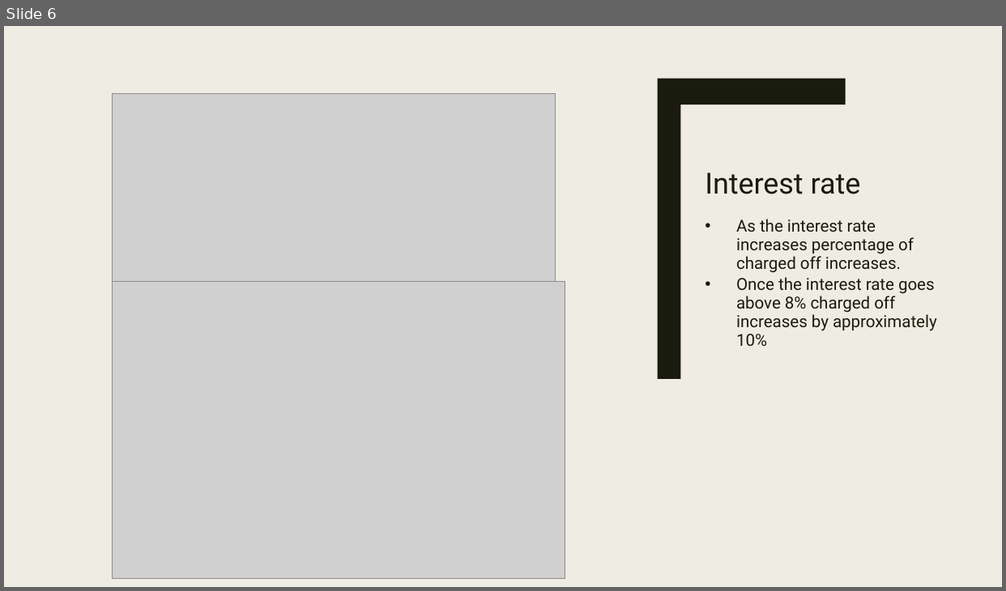
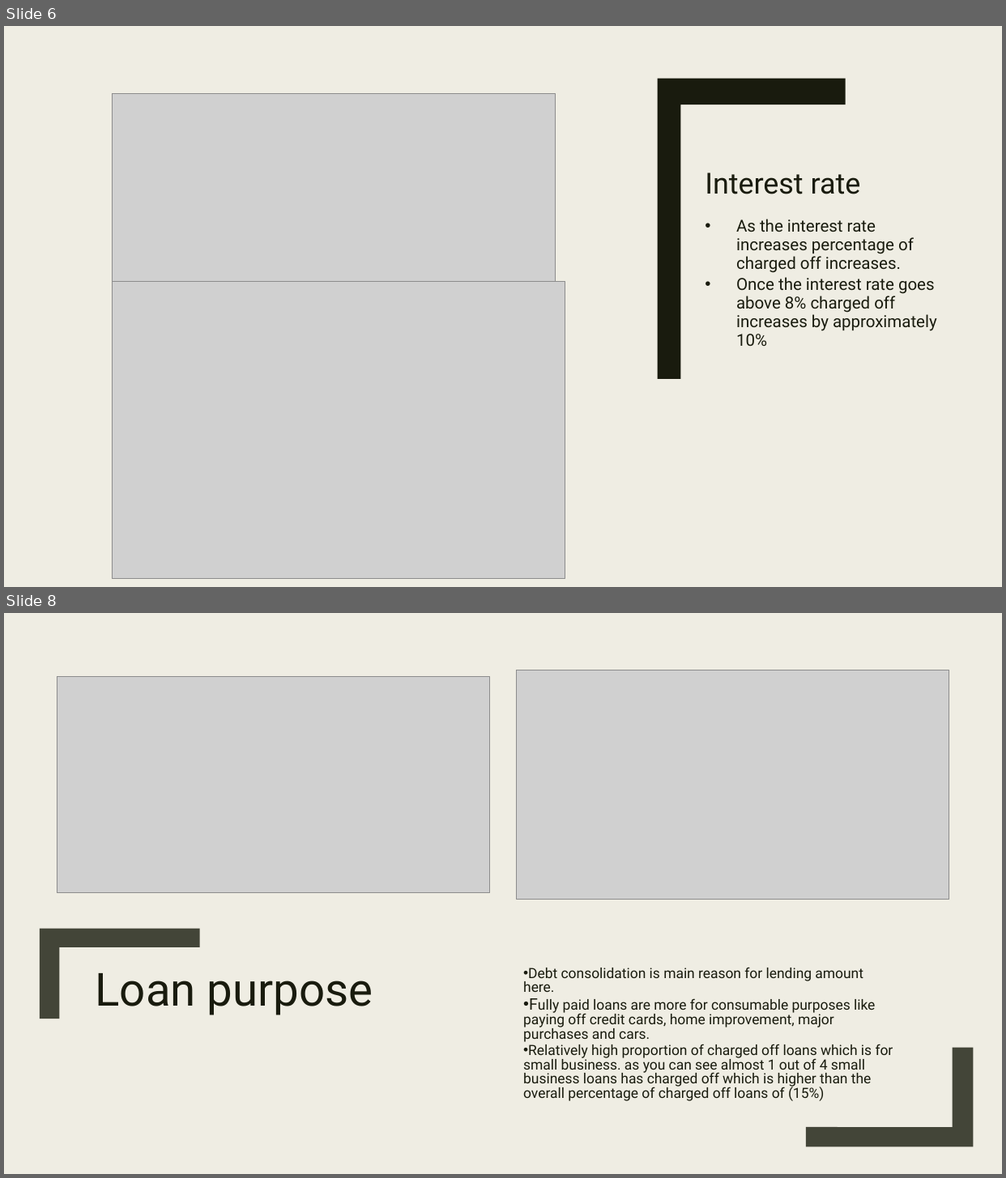
Before and after one commit to npalupunoori/LendingClubCaseStudy, a slide deck: LendingClubCaseStudy.pptx. Shown one above the other, each under a label of ours: slide 6 before the commit, slides 6 and 8 after it; the slides between them are not shown. The pictures are 1006x591 and 1006x1178 pixels, drawn with LibreOffice and Linux fonts; fonts in the diff are those of the drawing; grey boxes stand for pictures. Boxes give left, top, right and bottom in pixels: in the first picture for what was removed or moved away, otherwise in the second. Text is boxed around its words. In the diff, an @@ line names an element or a change of style, - is before the commit and + after.

```diff
--- a/LendingClubCaseStudy.pptx
+++ b/LendingClubCaseStudy.pptx
@@ slide 8 added at box(4, 613, 1002, 1174), background #EFEDE3; not listed: 2 template elements that a slide beside it also shows @@
@@ rectangle added at box(4, 613, 1002, 1174), fill #EFEDE3 @@
@@ rectangle added at box(43, 613, 62, 1174), fill #191B0E @@
@@ picture added at box(57, 677, 490, 893) @@
@@ picture added at box(516, 670, 949, 900) @@
@@ freeform shape added at box(40, 929, 200, 1020), fill #191B0E at 80% opacity @@
@@ title added at box(95, 973, 373, 1016), 44 pt, text #191B0E @@
+Loan purpose
@@ text added at box(523, 967, 893, 1101), 13.6 pt, text #191B0E @@
+• Debt consolidation is main reason for lending amount here.
+• Fully paid loans are more for consumable purposes like paying off credit cards, home improvement, major purchases and cars.
+• Relatively high proportion of charged off loans which is for small business. as you can see almost 1 out of 4 small business loans has charged off which is higher than the overall percentage of charged off loans of (15%)
@@ freeform shape added at box(806, 1048, 973, 1148), fill #191B0E at 80% opacity @@
```
Also in this commit, not shown: 1 slide changed, 3 other slides added, 1 other file.
